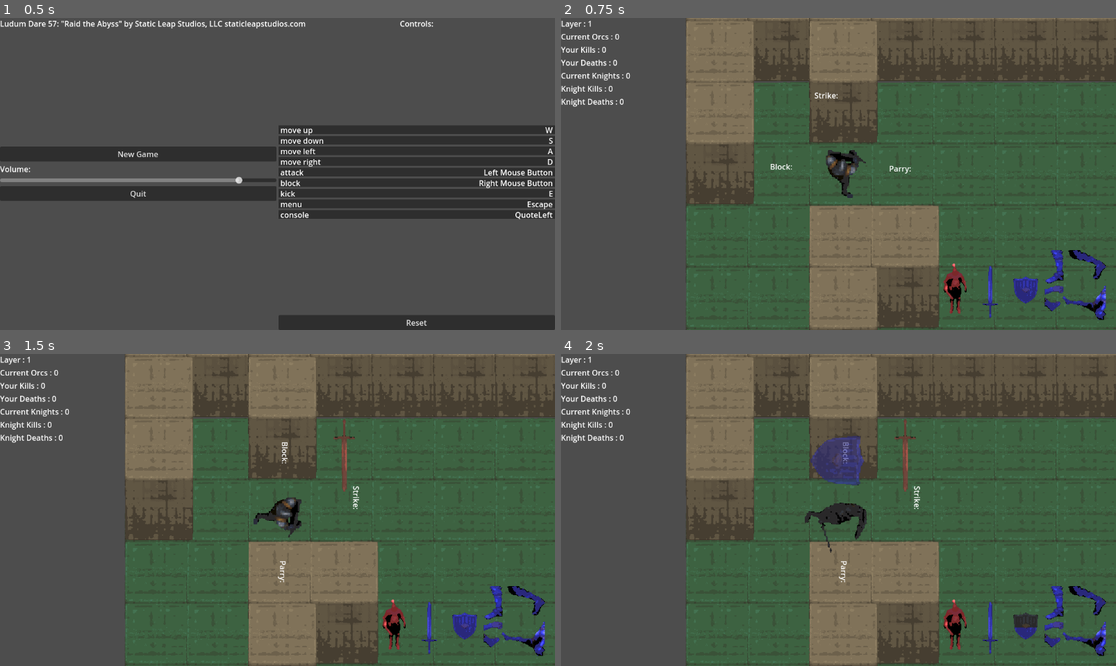
Above: before the commit, frames 1-4 (two rows, left to right).
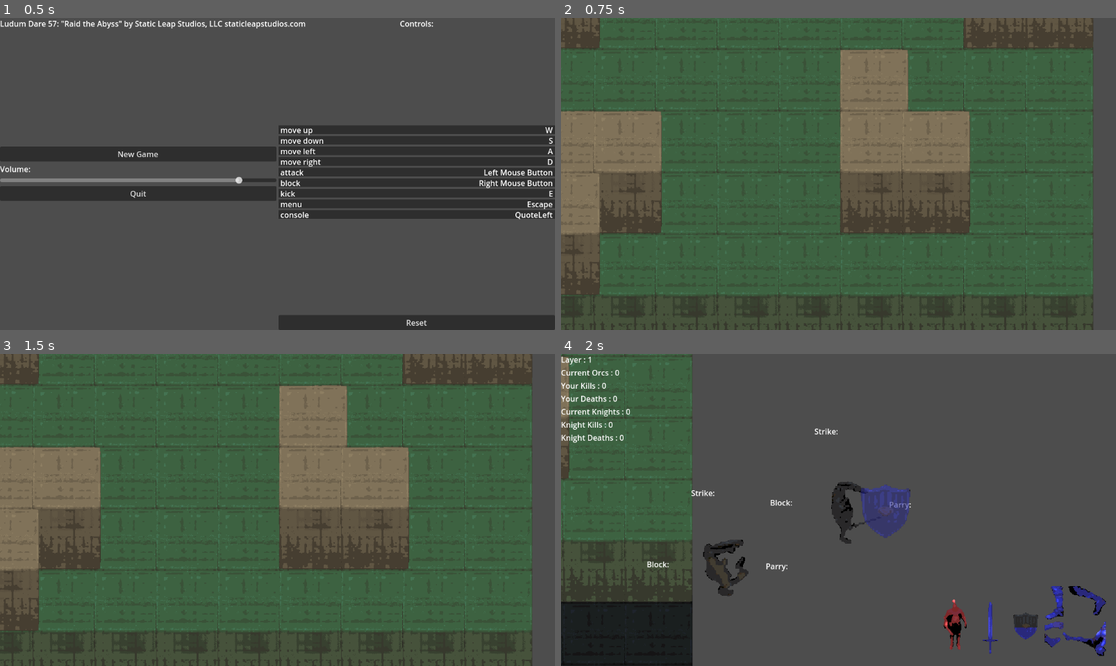
Above: after the commit, the same moments.

Repository: emergencemory/Raid-the-Abyss-LD57Game
Game: Godot game, scene res://globals/game.tscn
The game is run twice, just before and just after one commit, with the same random seed, the same clock (stepped at 60 frames per second) and the same inputs.
Inputs (mouse positions are in pixels of both pictures, inside the frame that each line leads up to):
- Up to frame 1 (0.5 s): no input
- Up to frame 2 (0.75 s): click "New Game" at 0.5 s
- Up to frame 3 (1.5 s): tap Enter at 1.25 s; move the mouse to (399, 494) at 1.27 s; press the mouse at (399, 494) at 1.28 s; hold D (move right) from 1.28 s (still down)
- Up to frame 4 (2 s): keep holding D (move right); right-click (960, 494) at 1.55 s

Frame 1 is identical in both runs. In frame 2, 49% of the frame differs, in the area x 0-100%, y 0-100%; in frame 3, 49%; in frame 4, 36%.

Commit message:
smoothing out spawns
no collisions allowed

Diff:
--- a/character/character_manager.gd
+++ b/character/character_manager.gd
@@ -28,29 +28,31 @@
 var base_move_cooldown: float
 var base_kick_stun_duration: float
 var base_kick_cooldown: float
-var current_health: int = base_health
+var current_health: int
 var facing_direction: int = 0
 var attack_direction: int = -1
 var swing_from_right: bool = false
 var current_attack_damage: int
-var current_attack_cooldown: float = base_attack_cooldown
+var current_attack_cooldown: float
 var attack_on_cooldown: bool = false
 var block_direction: int = -1
 var block_to_right: bool = false
-var current_block_duration: float = base_block_duration
-var current_block_cooldown: float = base_block_cooldown
+var current_block_duration: float
+var current_block_cooldown: float
 var block_on_cooldown: bool = false
-var current_speed: float = base_speed
-var current_move_cooldown: float = base_move_cooldown
+var current_speed: float
+var current_move_cooldown: float
 var move_on_cooldown: bool = false
 var is_kicking: bool = false
-var current_kick_stun_duration: float = base_kick_stun_duration
-var current_kick_cooldown: float = base_kick_cooldown
+var current_kick_stun_duration: float
+var current_kick_cooldown: float
 var kick_on_cooldown: bool = false
 var base_attack_speed
 var current_attack_speed
 var moving: bool = false
 var is_player: bool = false
+var team: String
+var is_attacking: bool = false
 
 signal attack_signal(value: float)
 signal block_signal(value: float)
@@ -89,7 +91,7 @@
 	if attack_on_cooldown:
 		print("Attack on cooldown")
 		return
-	if not strike_shape.disabled:
+	if is_attacking:
 		print("attacking, cannot attack")
 		return
 	if moving:
@@ -100,7 +102,8 @@
 		character_sprite.play("attack_from_right")
 	else:
 		character_sprite.play("attack_from_left")
-	strike_shape.disabled = false
+	is_attacking = true
+	get_tree().create_timer(current_attack_speed/2).timeout.connect(_on_attack_begin)
 	get_tree().create_timer(current_attack_speed).timeout.connect(_on_attack_timeout)
 	# Start weapon cooldown
 	attack_on_cooldown = true
@@ -111,7 +114,7 @@
 	if block_on_cooldown:
 		print("Block on cooldown")
 		return
-	if not strike_shape.disabled:
+	if is_attacking:
 		print("attacking, cannot block")
 		return
 	if moving:
@@ -129,7 +132,7 @@
 	if moving:
 		print("Moving, cannot kick")
 		return
-	if not strike_shape.disabled:
+	if is_attacking:
 		print("attacking, cannot kick")
 		return
 	if kick_on_cooldown:
@@ -173,7 +176,7 @@
 	emit_signal("move_signal", current_move_cooldown)
 
 func turn(direction : int) -> void:
-	if not strike_shape.disabled:
+	if is_attacking:
 		print("attacking, cannot turn")
 		return
 	if moving:
@@ -222,9 +225,14 @@
 
 func _on_attack_timeout() -> void:
 	strike_shape.disabled = true
+	is_attacking = false
 	attack_direction = -1
 	character_sprite.play("idle")
 	print("Attack area disabled")
+
+func _on_attack_begin() -> void:
+	strike_shape.disabled = false
+	print("Attack area enabled")
 
 func _on_block_timeout() -> void:
 	block_direction = -1
@@ -282,17 +290,27 @@
 	current_health -= 1
 	emit_signal("health_signal", current_health, base_health)
 	if current_health <= 0:
-		character_sprite.play("die")
-		add_to_group("dead")
-		self.hide()
-		get_tree().create_timer(5.0).timeout.connect(_on_death_timeout)
+		die()
+
 	else:
 		print("Hit! Health: ", current_health)
 		character_sprite.play("hit")
 
-func _on_death_timeout() -> void:
-	print("Character died")
-	queue_free()
+func die() -> void:
+	add_to_group("dead")
+	z_index = 0
+	for child in get_children():
+		child.queue_free()
+	character_sprite = AnimatedSprite2D.new()
+	character_sprite.sprite_frames = ResourceLoader.load("res://character/" + team + "/" + team + "_spriteframes.tres")
+	add_child(character_sprite)
+	character_sprite.play("die")
+	remove_from_group(team)
+	if is_player:
+		is_player = false
+		get_tree().create_timer(2.0).timeout.connect(get_parent().spawn_player)
+
+
 
 func _on_attack_area_entered(area: Area2D) -> void:
 	var _target = area.get_parent()
@@ -313,7 +331,7 @@
 			audio_stream_player_2d.play()
 		else:
 			print("Hit!")
-			target.hit()
+			_target.hit()
 			audio_stream_player_2d["parameters/switch_to_clip"] = "Impact Sword And Swipe"
 			audio_stream_player_2d.play()
 	else:
--- a/map/map.tscn
+++ b/map/map.tscn
@@ -41,6 +41,7 @@
 [node name="Map" type="Node2D"]
 y_sort_enabled = true
 texture_filter = 1
+position = Vector2(-54, 0)
 script = ExtResource("1_hgrid")
 
 [node name="GroundLayer" type="TileMapLayer" parent="."]
--- a/map/match_manager.gd
+++ b/map/match_manager.gd
@@ -6,29 +6,23 @@
 
 
 @onready var character_scene : PackedScene = preload("res://character/character_model.tscn")
-#var astar : AStarGrid2D
-#var map : TileMapLayer = null
-#var map_rect : Rect2i = Rect2i(Vector2i.ZERO, Vector2i.ZERO)
 var player : CharacterBody2D
 var character_data : Dictionary
 
 func _ready() -> void:
 	character_data = GAME_DATA.character_data.duplicate()
+	get_tree().create_timer(1.0).timeout.connect(spawn_player)
+	#spawn_ai("knight")
+	set_physics_process(false)
+
+
+func spawn_player() -> void:
 	player = character_scene.instantiate()
-	player.base_health = character_data["base_health"]
-	player.base_attack_cooldown = character_data["attack_cooldown"]
-	player.base_attack_damage = character_data["attack_damage"]
-	player.base_attack_speed = character_data["attack_speed"]
-	player.base_block_duration = character_data["block_duration"]
-	player.base_block_cooldown = character_data["block_cooldown"]
-	player.base_speed = character_data["speed"]
-	player.base_move_cooldown = character_data["move_cooldown"]
-	player.base_kick_stun_duration = character_data["kick_stun"]
-	player.base_kick_cooldown = character_data["kick_cooldown"]
+	set_data(player)
 	player.is_player = true
 	add_child(player)
 	player.add_to_group("knight")
-	player.position = Vector2(54, 128)
+	player.global_position = get_valid_spawn()
 	var player_controller = INPUT_PARSER.new()
 	player_controller.player = player
 	player.add_child(player_controller)
@@ -36,31 +30,66 @@
 	player.add_child(player_camera)
 	player_camera.make_current()
 	player.character_sprite.sprite_frames = ResourceLoader.load("res://character/knight/knight_spriteframes.tres")
-	#spawn_ai()
-	set_physics_process(false)
+	spawn_ai("orc")
 
+func set_data(character:CharacterBody2D) -> void:
+	character.base_attack_cooldown = character_data["attack_cooldown"]
+	character.base_attack_damage = character_data["attack_damage"]
+	character.base_attack_speed = character_data["attack_speed"]
+	character.base_block_duration = character_data["block_duration"]
+	character.base_block_cooldown = character_data["block_cooldown"]
+	character.base_health = character_data["base_health"]
+	character.base_speed = character_data["speed"]
+	character.base_move_cooldown = character_data["move_cooldown"]
+	character.base_kick_stun_duration = character_data["kick_stun"]
+	character.base_kick_cooldown = character_data["kick_cooldown"]
 
+func spawn_ai(team:String) -> void:
+	var character = character_scene.instantiate()
+	set_data(character)
+	character.team = team
+	add_child(character)
+	character.global_position = get_valid_spawn()
+	character.add_to_group(team)
+	character.add_to_group("ai")
+	character.character_sprite.sprite_frames = ResourceLoader.load("res://character/" + team + "/" + team + "_spriteframes.tres")
 
-func spawn_ai() -> void:
-	var orc_ai = character_scene.instantiate()
-	add_child(orc_ai)
-	orc_ai.global_position = player.global_position + Vector2(512, 0)
-	orc_ai.add_to_group("orc")
-	orc_ai.add_to_group("ai")
-	orc_ai.character_sprite.sprite_frames = ResourceLoader.load("res://character/orc/orc_spriteframes.tres")
-	var knight_ai = character_scene.instantiate()
-	add_child(knight_ai)
-	knight_ai.global_position = player.global_position - Vector2(512, 0)
-	knight_ai.add_to_group("knight")
-	knight_ai.add_to_group("ai")
-	knight_ai.character_sprite.sprite_frames = ResourceLoader.load("res://character/knight/knight_spriteframes.tres")
-	#get_tree().create_timer(5.0).timeout.connect(spawn_ai)
+func get_valid_spawn() -> Vector2:
+	var spawn_pos : Vector2
+	var spawn_area : Rect2 = get_viewport().get_visible_rect()
+	var valid_spawn : bool = false
+	while not valid_spawn:
+		var _spawn_pos : Vector2
+		_spawn_pos.x = randf_range(spawn_area.position.x - 500, spawn_area.end.x + 500)
+		if _spawn_pos.x > spawn_area.position.x and _spawn_pos.x < spawn_area.end.x:
+			continue
+			#trying to spawn just outside the screen
+		_spawn_pos.y = randf_range(spawn_area.position.y, spawn_area.end.y)
+		spawn_pos = _spawn_pos.snapped(Vector2(128, 128))
+		var collision_checker : RayCast2D = RayCast2D.new()
+		collision_checker.global_position = spawn_pos
+		collision_checker.target_position = Vector2(64,64)
+		collision_checker.collide_with_areas = true
+		collision_checker.collision_mask = 1
+		collision_checker.hit_from_inside = true
+		add_child(collision_checker)
+		collision_checker.force_raycast_update()
+		if collision_checker.is_colliding():
+			collision_checker.queue_free()
+			print("Collision detected at: ", spawn_pos)
+			continue
 
+		else:
+			collision_checker.queue_free()
+			print("No collision at: ", spawn_pos)
+			valid_spawn = true
+	return spawn_pos
+
+#TODO AI turn, move, attack, block, kick
 func _physics_process(delta: float) -> void:
 	for character in get_tree().get_nodes_in_group("ai"):
 		if not is_instance_valid(character) or character.is_queued_for_deletion() or character.is_in_group("dead"):
 			continue
-
 		# Update facing direction based on target
 		if character.has_target == false or not is_instance_valid(character.target) or character.target.is_in_group("dead"):
 			var target = get_target(character)
@@ -68,8 +97,8 @@
 				character.has_target = true
 				get_tree().create_timer(1.0).timeout.connect(character._on_target_timeout)
 				character.target = target
-				if character.stance_cooldown == false:
-					character.update_ai_combat_stance()
+				#if character.stance_cooldown == false:
+				#	character.update_ai_combat_stance()
 
 		var distance_to_target = character.global_position.distance_to(character.target.global_position)
 		var direction_to_target = (character.target.global_position - character.global_position)
@@ -95,10 +124,6 @@
 
 func get_target(character: CharacterBody2D) -> CharacterBody2D:
 	var nearest_target = null
-	#if astar == null:
-	#	print("Astar is null")
-	#	SignalBus.emit_signal("request_astar")
-	#	return nearest_target
 	if character.is_in_group("orc"):
 		var potential_targets = get_tree().get_nodes_in_group("knight")
 		for target in potential_targets:
@@ -112,31 +137,3 @@
 				if nearest_target == null or character.position.distance_to(target.position) < character.position.distance_to(nearest_target.position):
 					nearest_target = target
 	return nearest_target
-
-#func _on_pathfinding_update(_astar: AStarGrid2D, _ground_layer : TileMapLayer, _map_rect : Rect2i) -> void:
-#	astar = _astar
-#	update_diagonal_mode()
-#	map = _ground_layer
-#	map_rect = _map_rect
-#	print(astar.diagonal_mode, "Astar updated", _astar.diagonal_mode)
-
-#func _get_path(character: CharacterBody2D, target: CharacterBody2D) -> Array[Vector2i]:
-#	if astar == null:
-#		print("Astar is null")
-#		return []
-#	var path = astar.get_id_path(map.local_to_map(character.global_position), map.local_to_map(target.global_position)).slice(1)
-#	return path
-
-#func is_valid_path(pos) -> bool:
-#	var map_position = map.local_to_map(pos)
-#	if map_rect.has_point(map_position) and not astar.is_point_solid(map_position):
-#		return true
-#	return false
-
-#func update_diagonal_mode() -> void:
-#	if astar.diagonal_mode == AStarGrid2D.DIAGONAL_MODE_NEVER:
-#		print("Diagonal mode is set to NEVER")
-#		return
-#	elif astar.diagonal_mode == AStarGrid2D.DIAGONAL_MODE_ALWAYS:
-#		astar.diagonal_mode = AStarGrid2D.DIAGONAL_MODE_NEVER
-#		print("Diagonal mode is changed to NEVER")
--- a/ui/menu.gd
+++ b/ui/menu.gd
@@ -6,6 +6,8 @@
 	SignalBus.start_game.emit()
 	resume.show()
 
+func _on_resume_pressed() -> void:
+	self.hide()
 
 
 func _on_volume_value_changed(value:float) -> void:
--- a/ui/menu.tscn
+++ b/ui/menu.tscn
@@ -78,6 +78,7 @@
 size_flags_vertical = 4
 text = "Reset"
 
+[connection signal="pressed" from="TitleScreen/MainOptions/Resume" to="." method="_on_resume_pressed"]
 [connection signal="pressed" from="TitleScreen/MainOptions/Start" to="." method="_on_start_pressed"]
 [connection signal="value_changed" from="TitleScreen/MainOptions/Volume" to="." method="_on_volume_value_changed"]
 [connection signal="pressed" from="TitleScreen/MainOptions/Quit" to="." method="_on_quit_pressed"]
